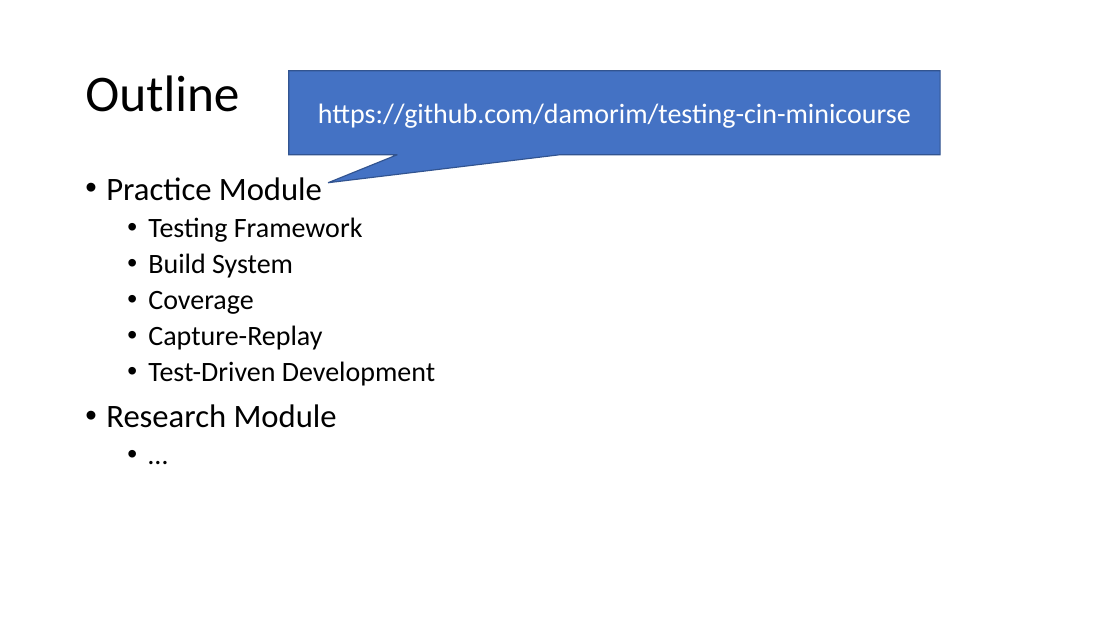
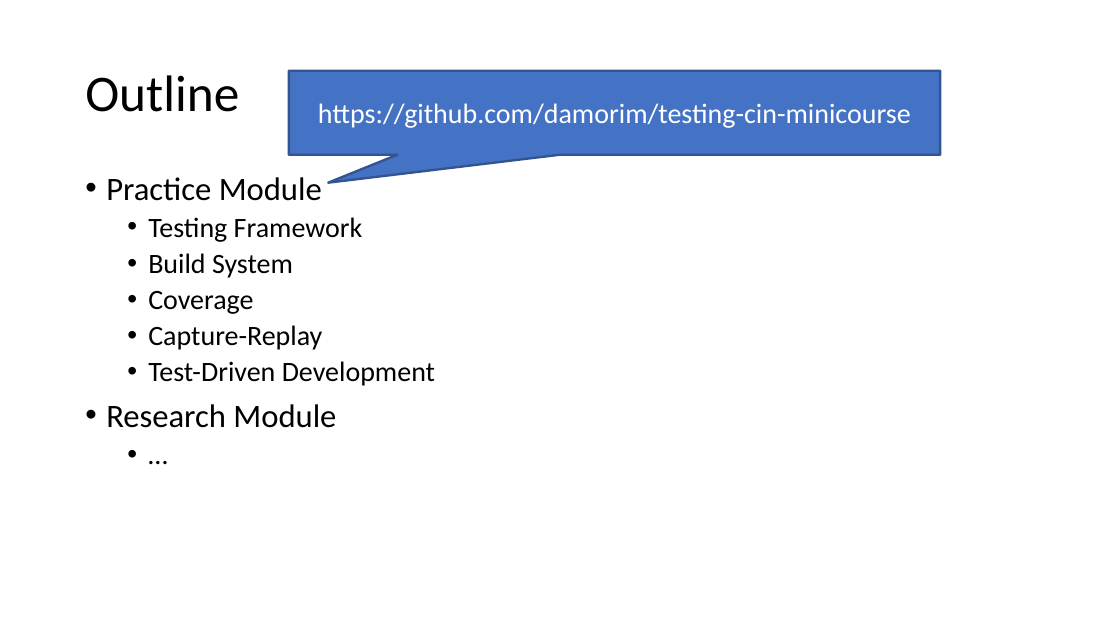
Before and after one commit to damorim/testing-cin-minicourse, a slide deck: slide 15 of testing-minicourse.pptx. Drawn at 1120x630 pixels with LibreOffice and Linux fonts; fonts in the diff are those of the drawing. Boxes give left, top, right and bottom in pixels: in the first picture for what was removed or moved away, otherwise in the second. Text is boxed around its words. In the diff, an @@ line names an element or a change of style, - is before the commit and + after.

```diff
--- a/testing-minicourse.pptx
+++ b/testing-minicourse.pptx
@@ speech box "https://github.com/damorim/testing-cin-minicourse" at <box>289,71,940,155</box>: outline #325491 1 pt to #325491 2 pt @@
```
Also in this commit, not shown: 6 other slides changed, 24 slides added.
